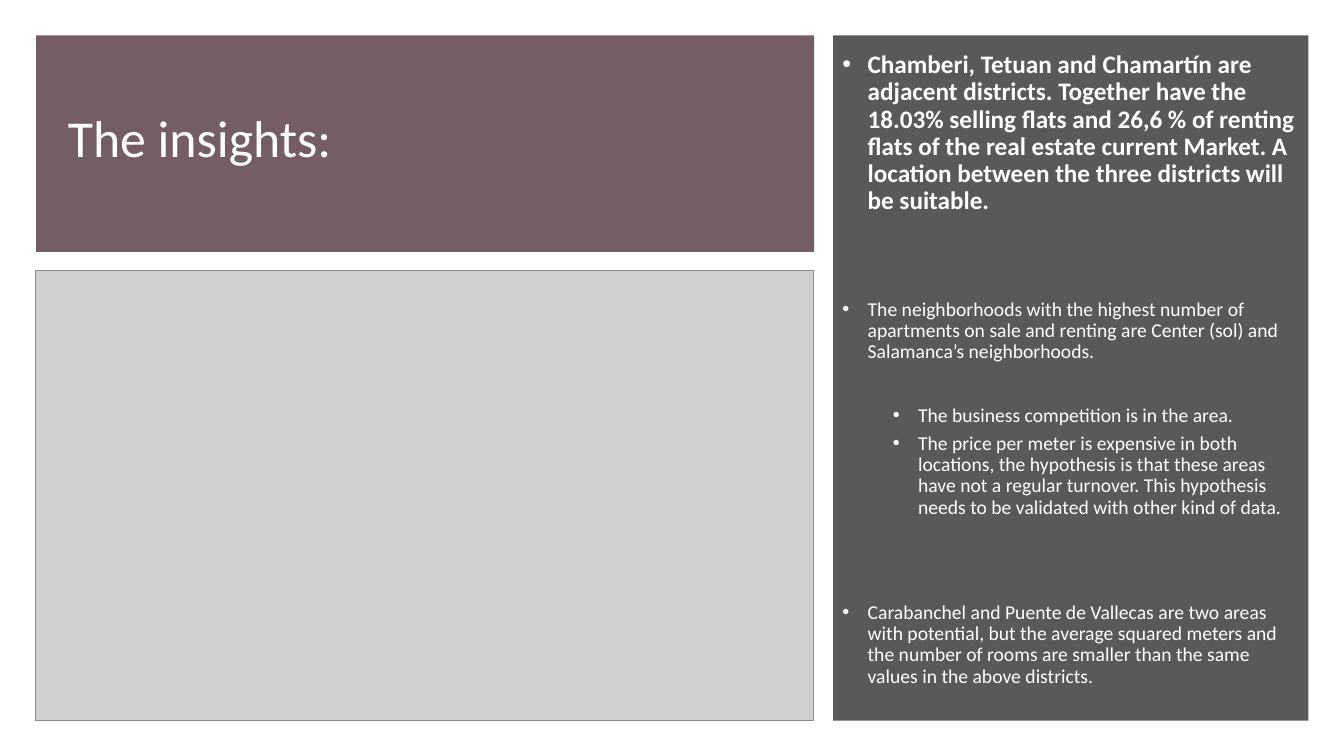
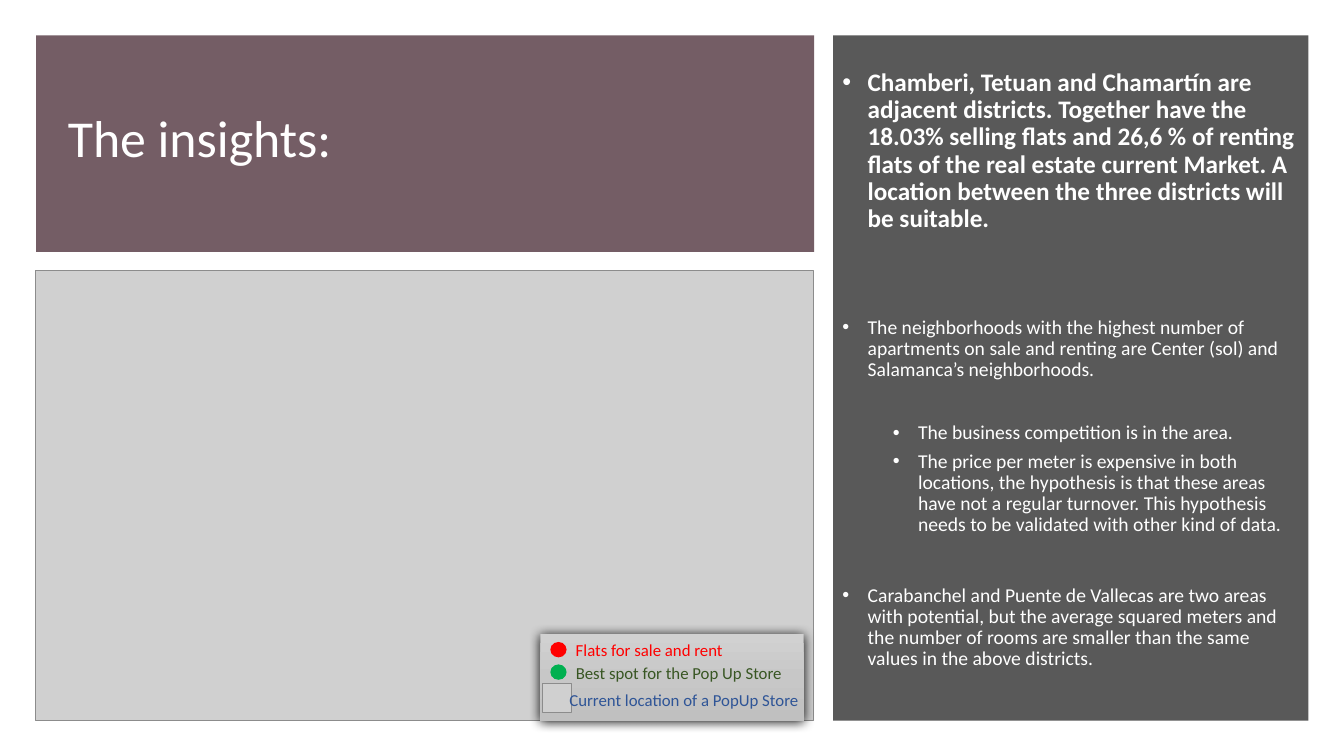
Before and after one commit to isra-st/NewPoPUpStore, a slide deck: slide 5 of New PopUpStore.pptx. Drawn at 1344x756 pixels with LibreOffice and Linux fonts; fonts in the diff are those of the drawing; grey boxes stand for pictures. Boxes give left, top, right and bottom in pixels: in the first picture for what was removed or moved away, otherwise in the second. Text is boxed around its words. In the diff, an @@ line names an element or a change of style, - is before the commit and + after.

```diff
--- a/New PopUpStore.pptx
+++ b/New PopUpStore.pptx
@@ text "Chamberi, Tetuan and Chamartín are ..." rewrapped from box(868, 55, 1294, 683) to box(868, 73, 1294, 665) @@
@@ rectangle added at box(540, 634, 804, 720), fill gradient #D2D2D2 to #C8C8C8 to #C0C0C0 @@
@@ ellipse added at box(552, 643, 567, 657), fill #FF0000, outline #FF0000 1 pt @@
@@ text added at box(576, 644, 722, 656), 12 pt, text #FF0000 @@
+Flats for sale and rent
@@ picture added at box(542, 684, 572, 713) @@
@@ ellipse added at box(552, 665, 567, 680), fill #00B050, outline #00B050 1 pt @@
@@ text added at box(576, 667, 782, 682), 12 pt, text #385723 @@
+Best spot for the Pop Up Store
@@ text added at box(569, 693, 798, 711), 12 pt, text #2F5597 @@
+Current location of a PopUp Store
```
Also in this commit, not shown: 1 slide added, 1 slide removed.
